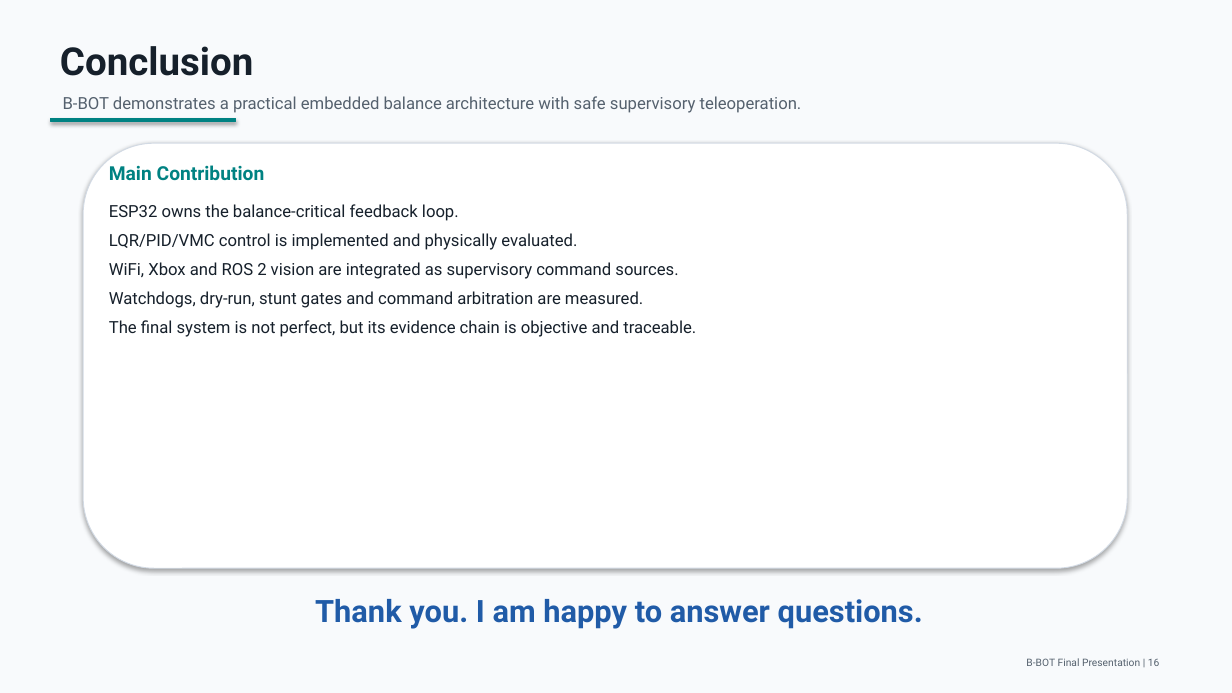
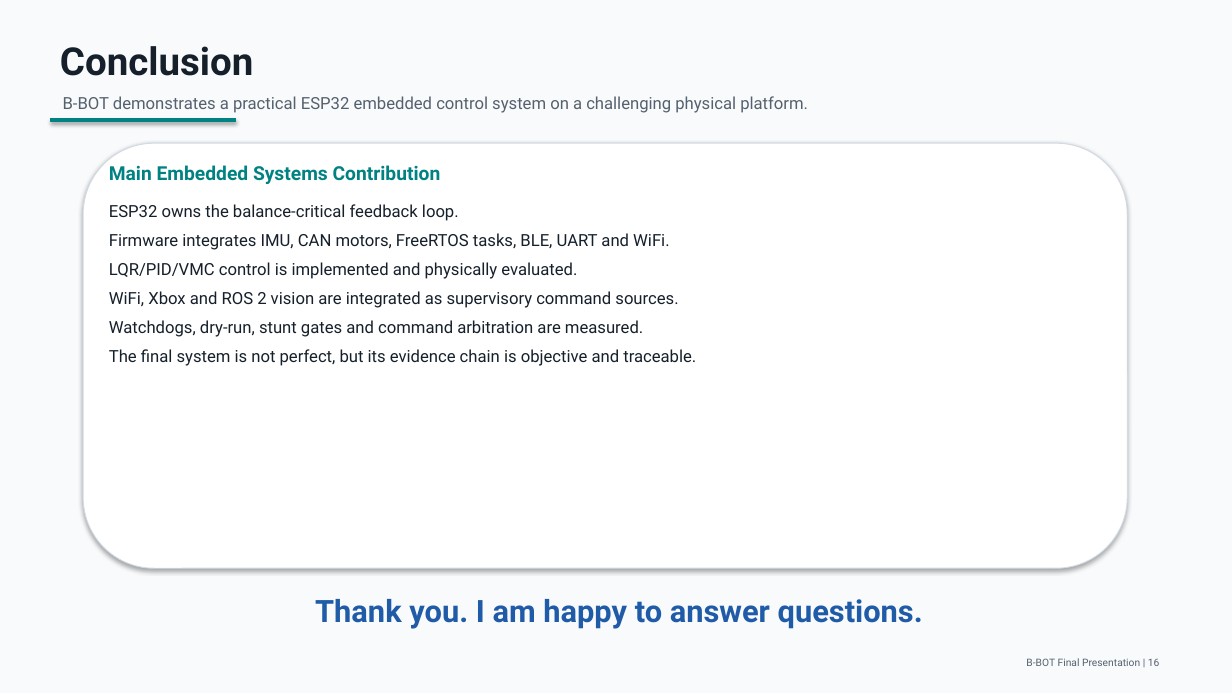
Before and after one commit to Realsbt/B-BOT, a slide deck: slide 16 of Report/presentation/B-BOT_final_presentation.pptx. Drawn at 1232x693 pixels with LibreOffice and Linux fonts; fonts in the diff are those of the drawing. Boxes give left, top, right and bottom in pixels: in the first picture for what was removed or moved away, otherwise in the second. Text is boxed around its words. In the diff, an @@ line names an element or a change of style, - is before the commit and + after.

```diff
--- a/Report/presentation/B-BOT_final_presentation.pptx
+++ b/Report/presentation/B-BOT_final_presentation.pptx
@@ text at (63,96,808,113): text changed @@
-B-BOT demonstrates a practical embedded balance architecture with safe supervisory teleoperation.
+B-BOT demonstrates a practical ESP32 embedded control system on a challenging physical platform.
@@ text at (109,165,441,184): text changed @@
-Main Contribution
+Main Embedded Systems Contribution
@@ text at (109,233,669,250): paragraph added @@
+Firmware integrates IMU, CAN motors, FreeRTOS tasks, BLE, UART and WiFi.
```
Also in this commit, not shown: 9 other slides changed, 4 other files.
